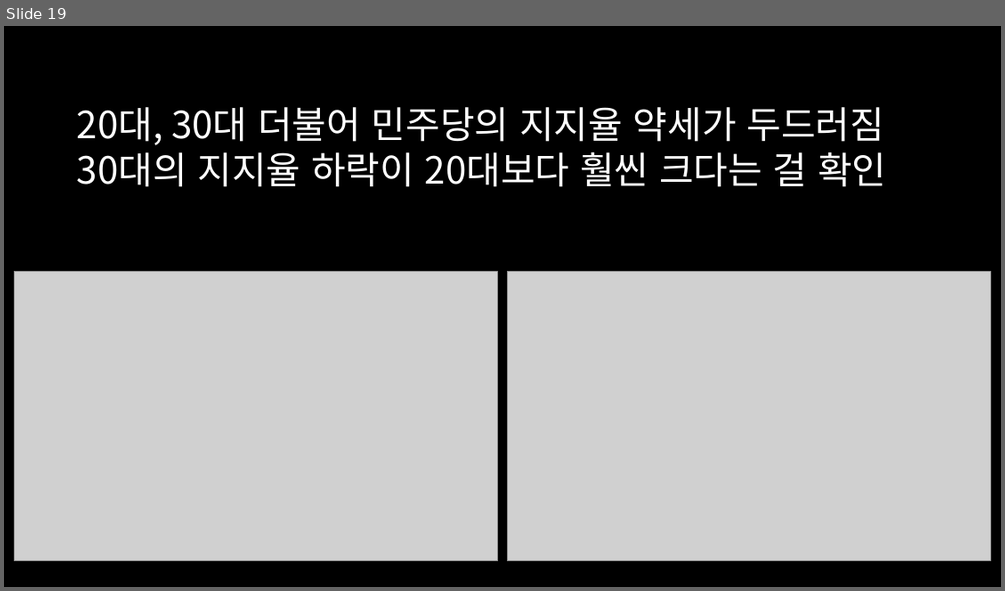
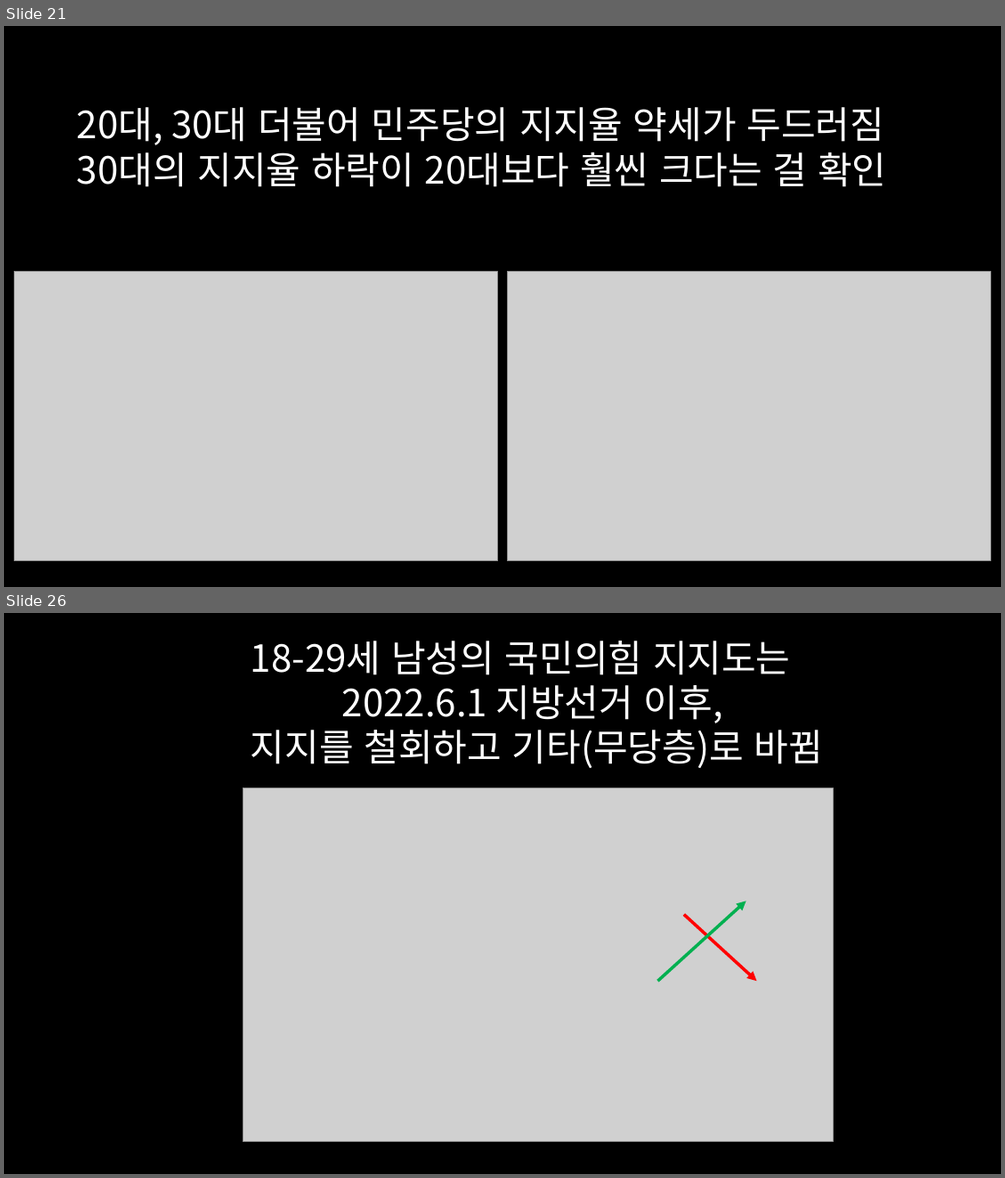
Before and after one commit to dschloe/streamlit-election-analysis, a slide deck: 프레젠테이션1.pptx. Shown one above the other, each under a label of ours: slide 19 before the commit, slides 21 and 26 after it; the slides between them are not shown. The pictures are 1005x591 and 1005x1178 pixels, drawn with LibreOffice and Linux fonts; fonts in the diff are those of the drawing; grey boxes stand for pictures. Boxes give left, top, right and bottom in pixels: in the first picture for what was removed or moved away, otherwise in the second. Text is boxed around its words. In the diff, an @@ line names an element or a change of style, - is before the commit and + after.

```diff
--- a/프레젠테이션1.pptx
+++ b/프레젠테이션1.pptx
@@ slide 26 added at (x1=4, y1=613, x2=1001, y2=1174), background #000000 @@
@@ text added at (x1=251, y1=641, x2=823, y2=768), 36 pt, text #FFFFFF @@
+18-29세 남성의 국민의힘 지지도는
+2022.6.1 지방선거 이후,
+지지를 철회하고 기타(무당층)로 바뀜
@@ picture added at (x1=243, y1=788, x2=833, y2=1142) @@
@@ arrow added from (657, 981) to (745, 900), #00B050 3 pt @@
@@ arrow added from (684, 915) to (757, 981), #FF0000 3 pt @@
@@ what was slide 19 is now slide 21 @@
```
Also in this commit, not shown: 3 slides changed, 11 other slides added, 14 other files.
